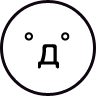
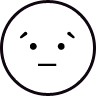
Two versions of the same layered image (w=96, h=96). Layer-by-layer changes:
hid "ﾟдﾟ" over [24, 32, 70, 69]
added layer "´･_･`" above "^o^" over [20, 31, 75, 66]
